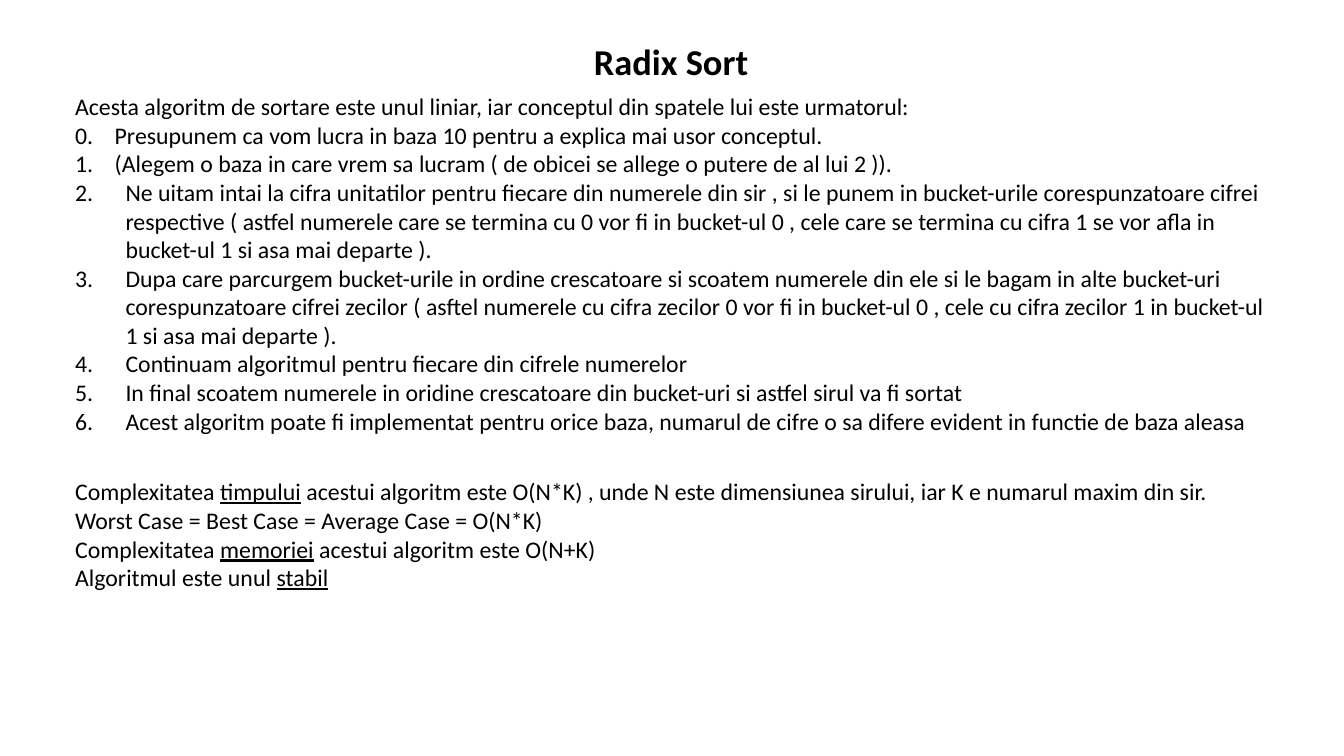
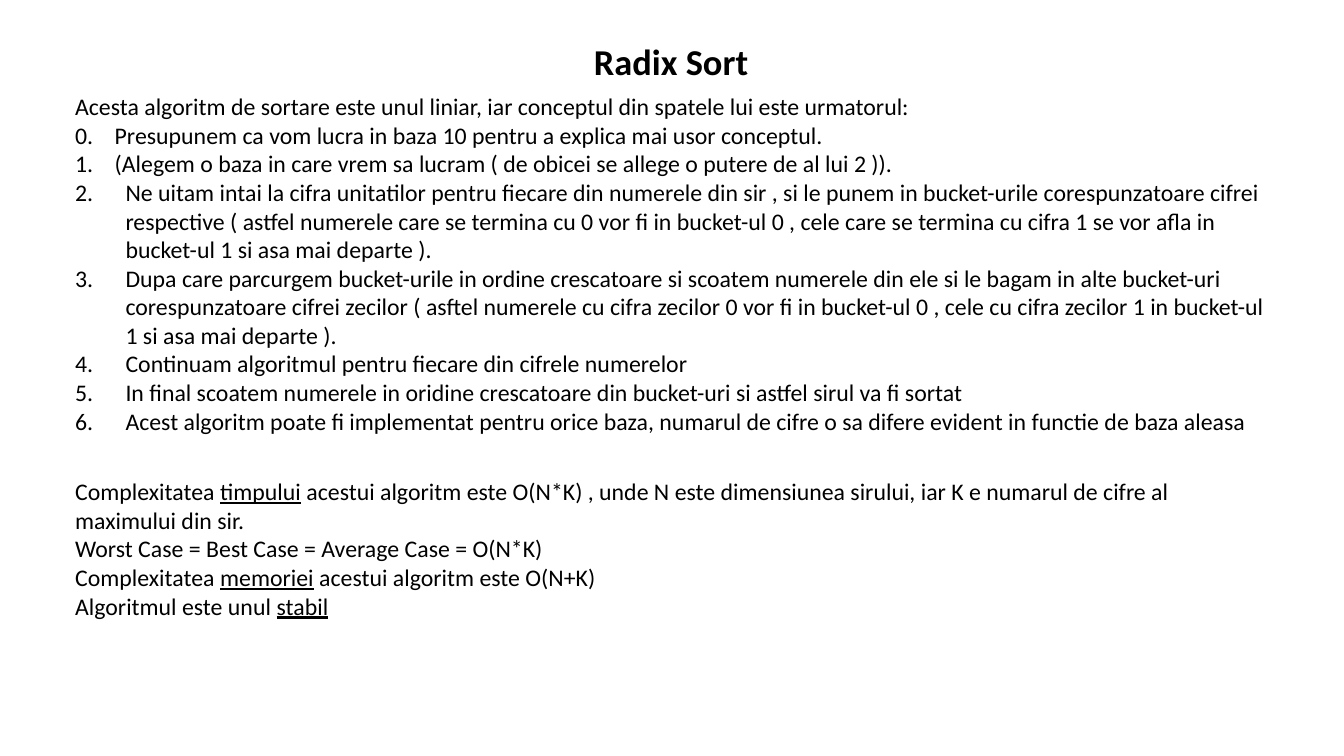
Before and after one commit to MilanMj11/SD, a slide deck: slide 4 of Tema1SD.pptx. Drawn at 1344x756 pixels with LibreOffice and Linux fonts; fonts in the diff are those of the drawing. Boxes give left, top, right and bottom in pixels: in the first picture for what was removed or moved away, otherwise in the second. Text is boxed around its words. In the diff, an @@ line names an element or a change of style, - is before the commit and + after.

```diff
--- a/Tema1SD.pptx
+++ b/Tema1SD.pptx
@@ text at (75,482,1168,529): text changed @@
-Complexitatea timpului acestui algoritm este O(N*K) , unde N este dimensiunea sirului, iar K e numarul maxim din sir.
+Complexitatea timpului acestui algoritm este O(N*K) , unde N este dimensiunea sirului, iar K e numarul de cifre al maximului din sir.
```
